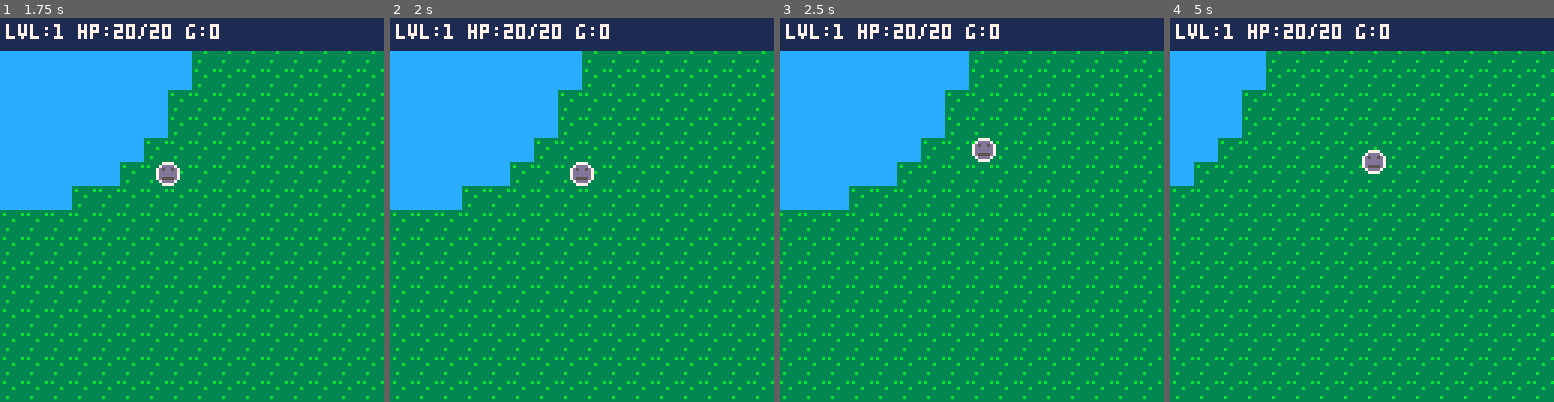
Above: before the commit, frames 1-4 (left to right).
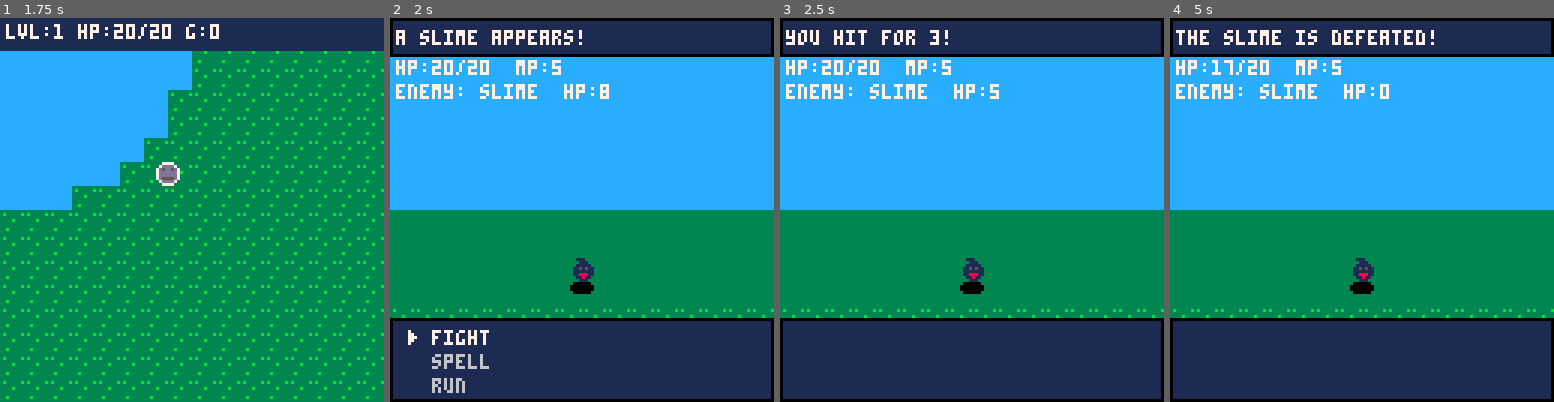
Above: after the commit, the same moments.

Repository: matthurtado/PicoRPG
Game: PICO-8 cartridge assets/base.p8
The game is run twice, just before and just after one commit, with the same random seed, the same clock (stepped at 60 frames per second) and the same inputs.
Inputs:
- Up to frame 1 (1.75 s): tap X (X key) at 0.33, 1.07 s; tap O (Z key) at 0.7, 1.7 s; hold Right from 1.6 s (still down)
- Up to frame 2 (2 s): keep holding Right; tap X (X key) at 1.85 s
- Up to frame 3 (2.5 s): release Right at 2.1 s; tap O (Z key) at 2.1 s; hold Up 2.15-2.42 s; hold Right from 2.47 s (still down)
- Up to frame 4 (5 s): tap O (Z key) every 0.4 s from 2.5 to 4.9 s; tap X (X key) at 2.97, 4.08 s; release Right at 3.03 s; hold Left 3.08-3.58 s; hold Down 3.63-3.97 s; hold Right 4.02-4.68 s; hold Up from 4.73 s (still down)

Frame 1 is identical in both runs. In frame 2, 53% of the frame differs, in the area x 0-100%, y 0-100%; in frame 3, 54%; in frame 4, 63%.

Commit message:
Fixed random battles on the overworld map

Diff:
--- a/assets/base.p8
+++ b/assets/base.p8
@@ -142,7 +142,7 @@
 02020202020202020202020202020202020202020202020202020202020202020202020202020202020202020202020202020202020202020202020202020202
 02020202020202020202020202020202020202020202020202020202020202020202020202020202020202020202020202020202020202020202020202020202
 __gff__
-0000000000000000000000000000000000000000000000000000000000000000000001000000000000000000000000000000000000000000000000000000000000000000000000000000000000000000000000000000000000000000000000000000000000000000000000000000000000000000000000000000000000000000
+0000000000000000000000000000000000000000000000000000000000000000020001000000000000000000000000000000000000000000000000000000000000000000000000000000000000000000000000000000000000000000000000000000000000000000000000000000000000000000000000000000000000000000
 0000000000000000000000000000000000000000000000000000000000000000000000000000000000000000000000000000000000000000000000000000000000000000000000000000000000000000000000000000000000000000000000000000000000000000000000000000000000000000000000000000000000000000
 __map__
 2222222222222222202020202020202020202020202020202020202020202020202020202020202020202020202020202020202020202020202020202020202020202020202020202020202020202020202020202020202020202020202020202020202020202020202020202020202020202020202020202020202020202020
